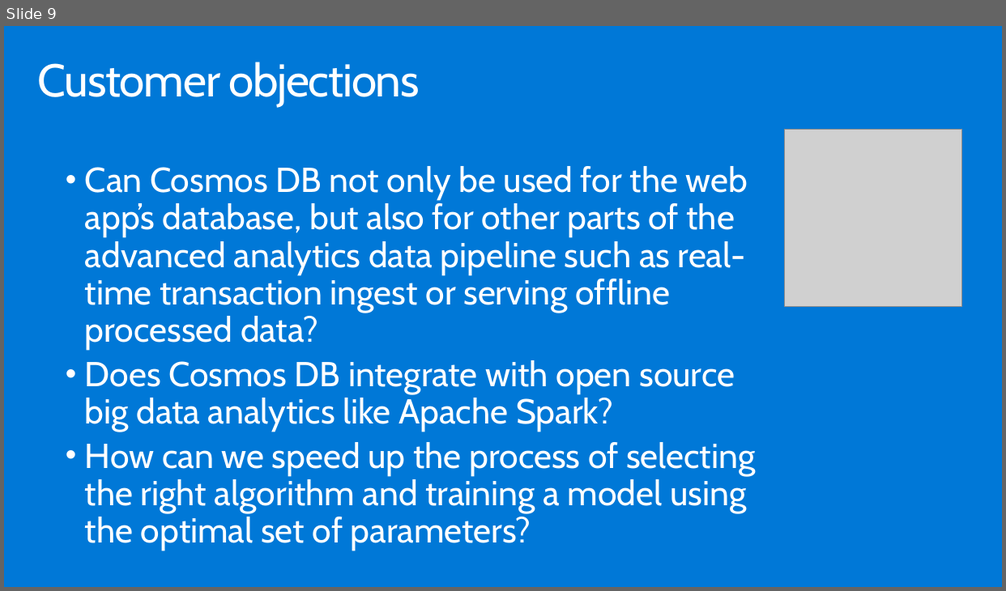
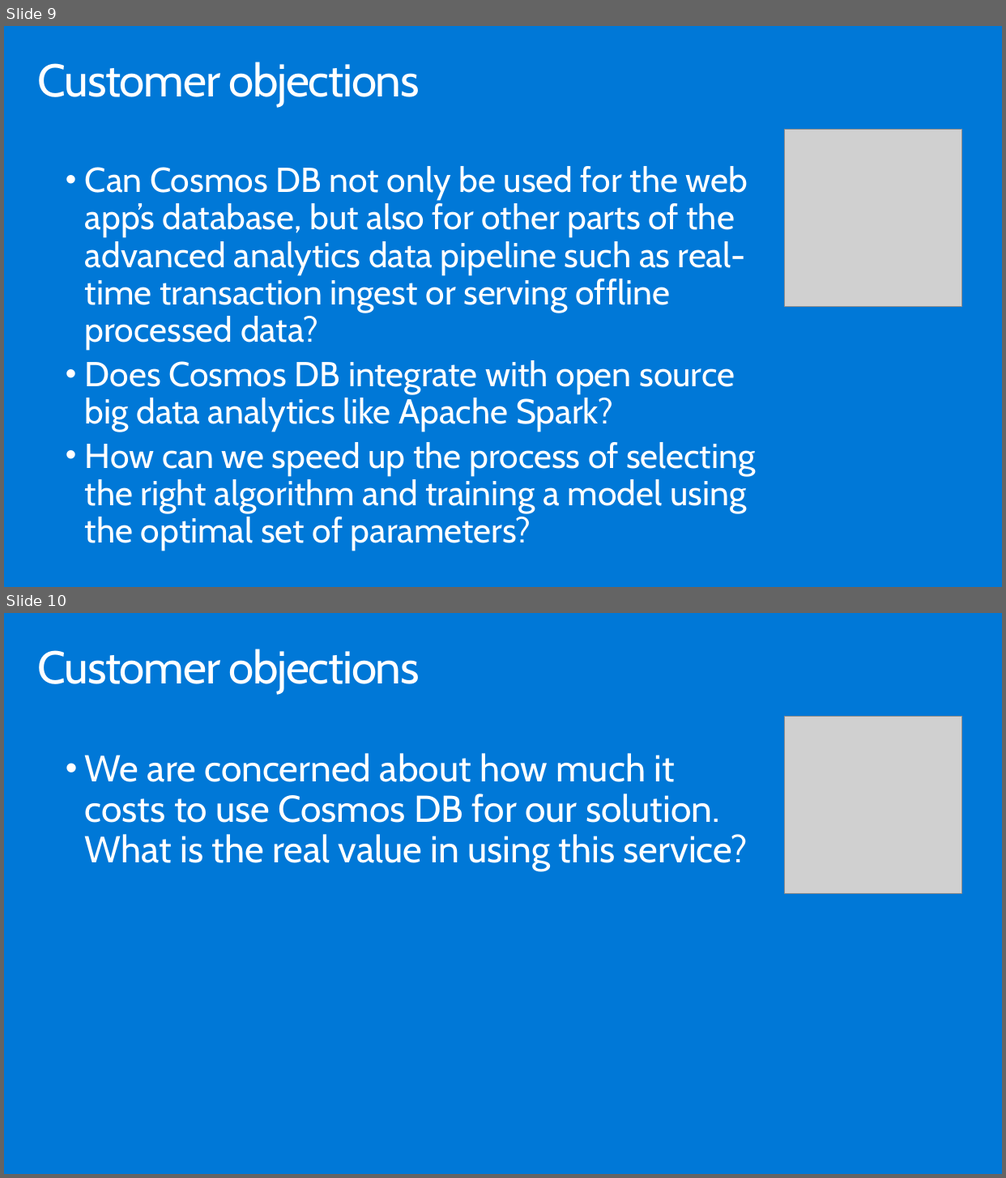
Before and after one commit to testjiho/innovative-fraud-detection, a slide deck: Whiteboard design session/WDS trainer presentation - Cosmos DB Real Time Advanced Analytics.pptx. Shown one above the other, each under a label of ours: slide 9 before the commit, slides 9 and 10 after it. The pictures are 1006x591 and 1006x1178 pixels, drawn with LibreOffice and Linux fonts; fonts in the diff are those of the drawing; grey boxes stand for pictures. Boxes give left, top, right and bottom in pixels: in the first picture for what was removed or moved away, otherwise in the second. Text is boxed around its words. In the diff, an @@ line names an element or a change of style, - is before the commit and + after.

```diff
--- a/Whiteboard design session/WDS trainer presentation - Cosmos DB Real Time Advanced Analytics.pptx
+++ b/Whiteboard design session/WDS trainer presentation - Cosmos DB Real Time Advanced Analytics.pptx
@@ slide 10 added at <box>4,613,1002,1174</box>, background #0078D7 @@
@@ title added at <box>38,649,419,694</box>, 44.1 pt, text #FFFFFF @@
+Customer objections
@@ picture added at <box>785,717,962,894</box> @@
@@ text added at <box>85,753,748,871</box>, 36 pt, text #FFFFFF @@
+  • We are concerned about how much it costs to use Cosmos DB for our solution. What is the real value in using this service?
```
Also in this commit, not shown: 1 slide changed, 2 other slides added, 4 other files.
